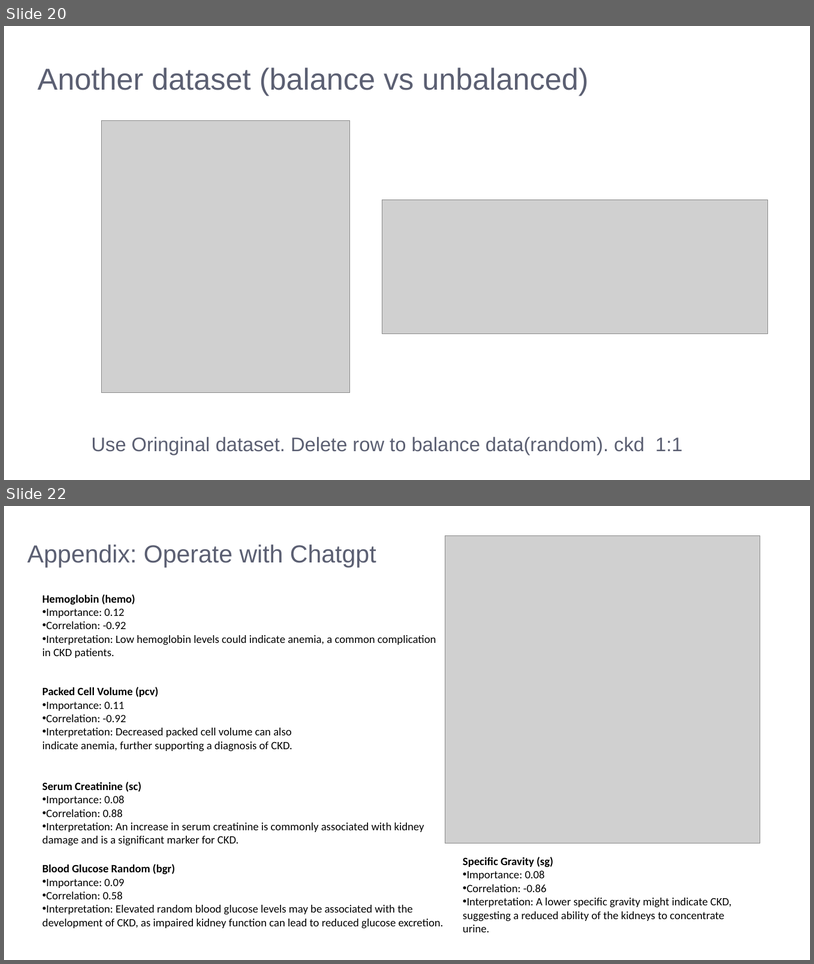
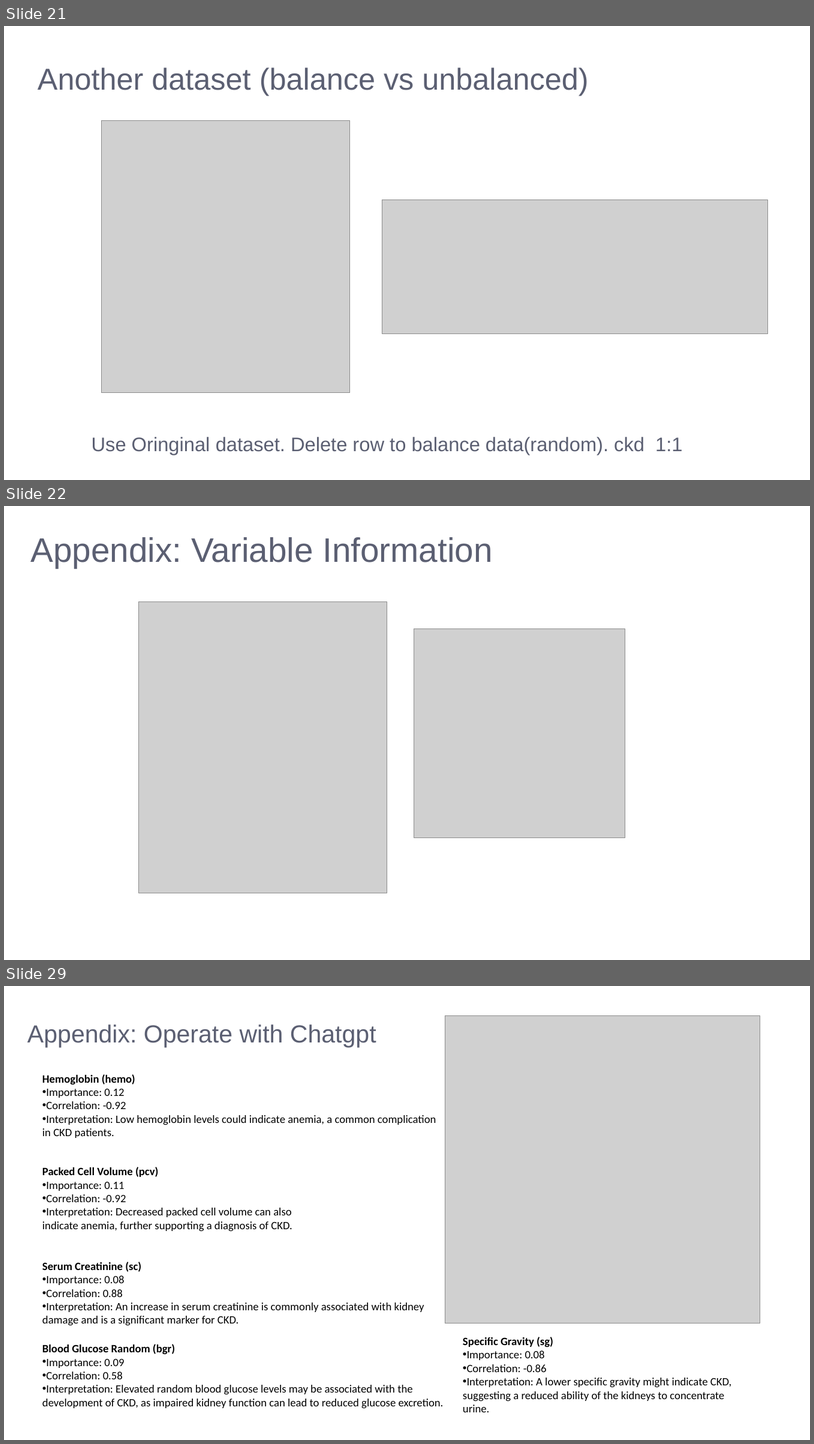
Before and after one commit to LeeMoofon0222/Vizuro_Intern, a slide deck: ckd_process/kidney_disease.pptx. Shown one above the other, each under a label of ours: slides 20 and 22 before the commit, slides 21, 22 and 29 after it; the slides between them are not shown. The pictures are 814x964 and 814x1444 pixels, drawn with LibreOffice and Linux fonts; fonts in the diff are those of the drawing; grey boxes stand for pictures; background and template pictures are left out. Boxes give left, top, right and bottom in pixels: in the first picture for what was removed or moved away, otherwise in the second. Text is boxed around its words. In the diff, an @@ line names an element or a change of style, - is before the commit and + after.

```diff
--- a/ckd_process/kidney_disease.pptx
+++ b/ckd_process/kidney_disease.pptx
@@ slide 22 added at [4,506,810,960], background picture (left out) @@
@@ freeform shape added at [4,506,810,960], fill #FFFFFF at 75% opacity @@
@@ text added at [31,537,493,568], 60.8 pt, text #5B5F72 @@
+Appendix: Variable Information
@@ picture added at [138,602,387,893] @@
@@ picture added at [414,628,626,837] @@
@@ what was slide 20 is now slide 21 @@
@@ what was slide 22 is now slide 29 @@
```
Also in this commit, not shown: 2 slides changed, 8 other slides added, 2 slides removed, 23 other files.
